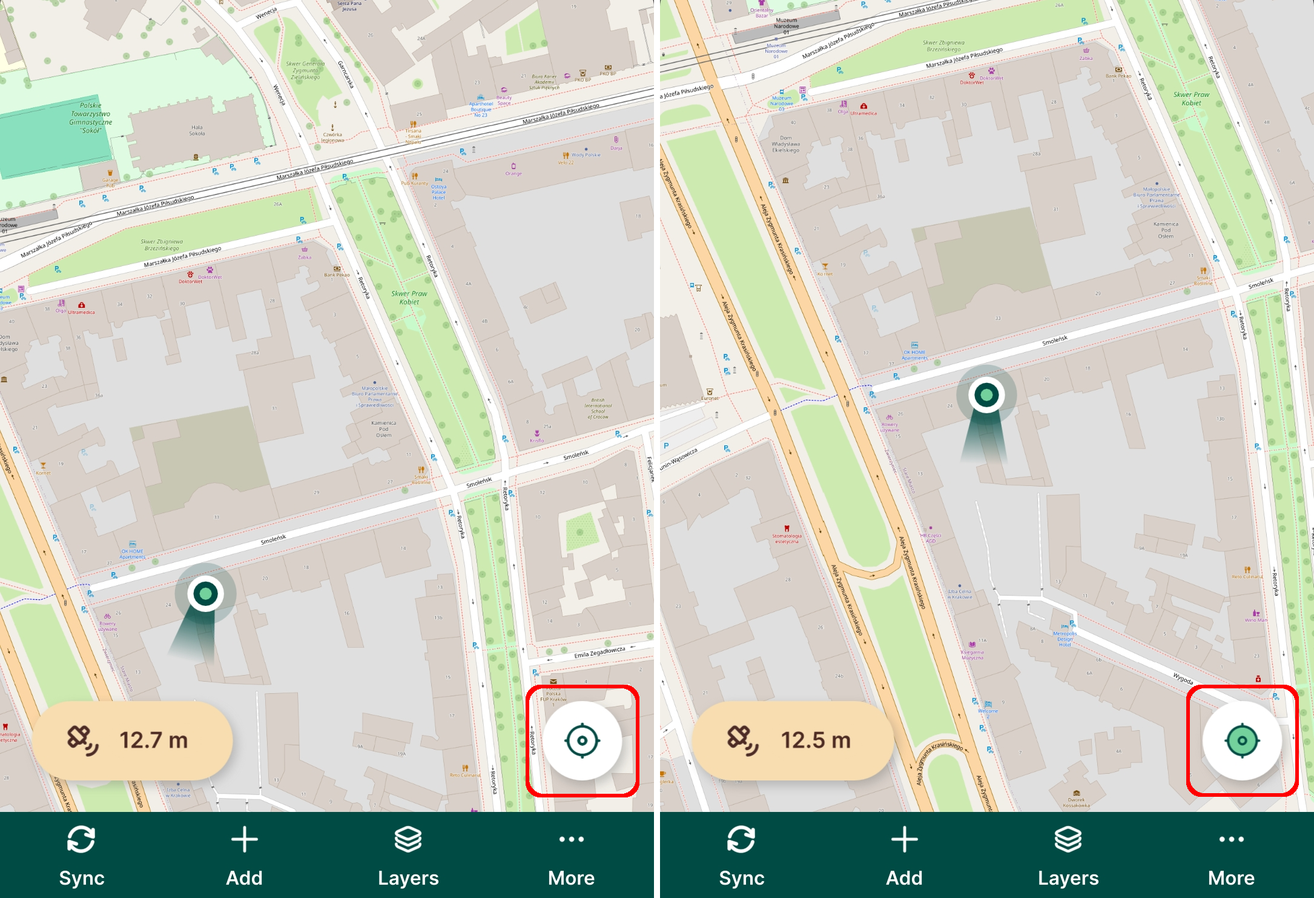
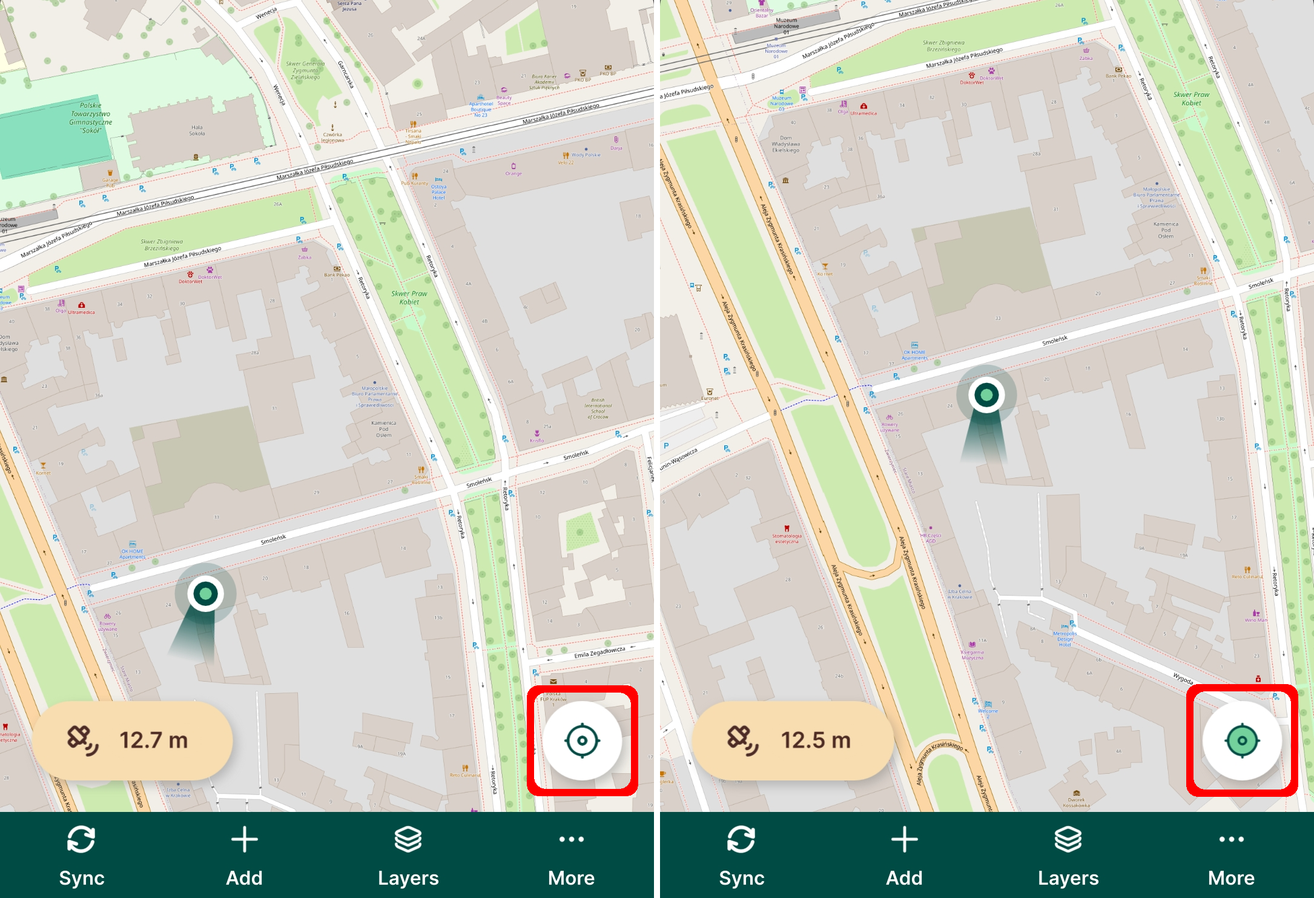
Revision of a layered 1314px x 898px image; what changed, layer by layer:
painted on "Red" over [525, 683, 1300, 797]
